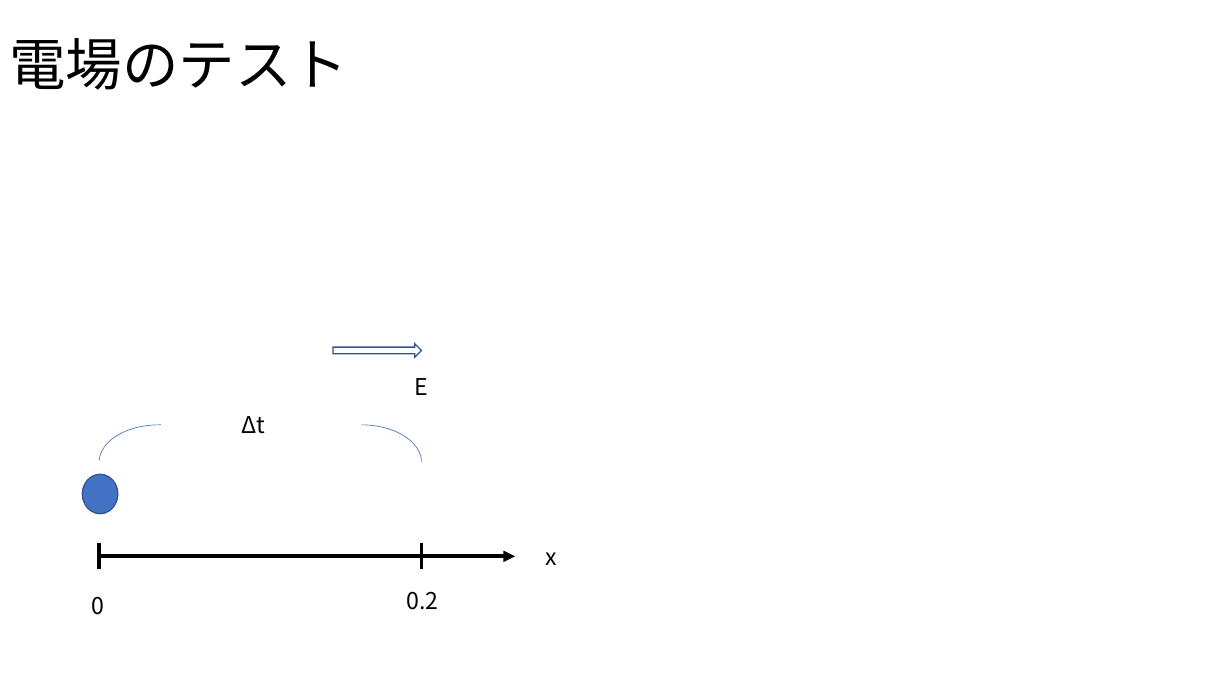
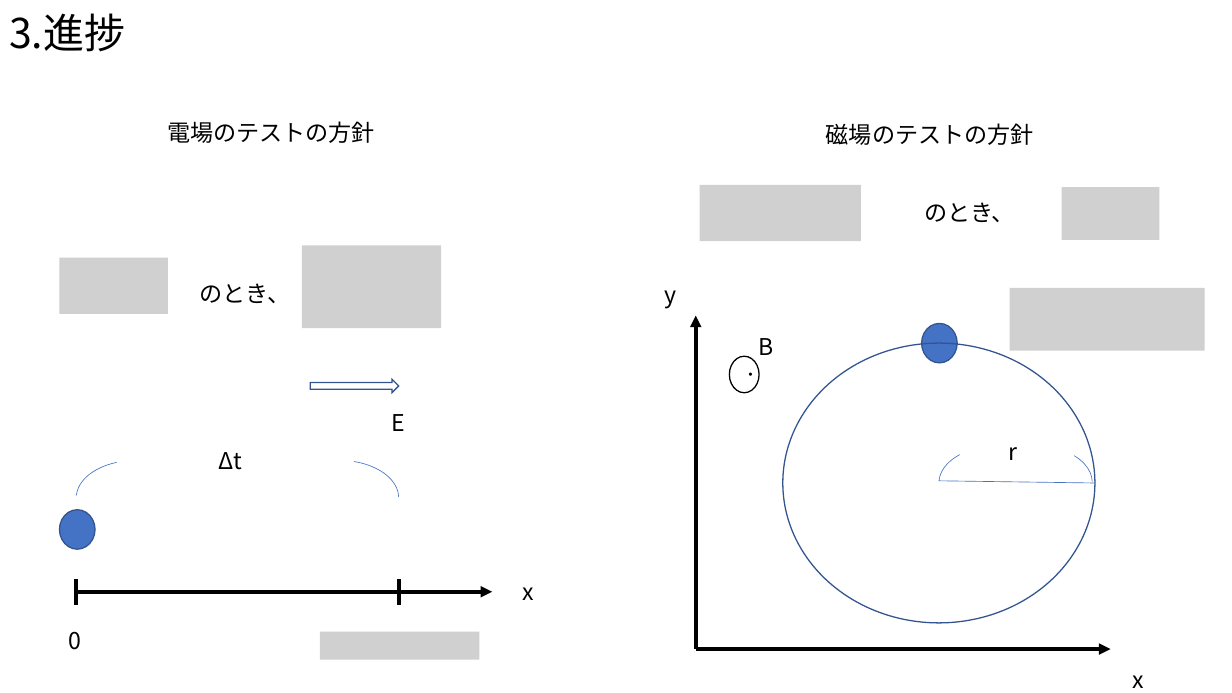
Before and after one commit to Takeuchi-yuya/Ksimulation, a slide deck: slide 11 of docs/中間発表.pptx (slide 12 before the commit). Drawn at 1232x693 pixels with LibreOffice and Linux fonts; fonts in the diff are those of the drawing; grey boxes stand for pictures. Boxes give left, top, right and bottom in pixels: in the first picture for what was removed or moved away, otherwise in the second. Text is boxed around its words. In the diff, an @@ line names an element or a change of style, - is before the commit and + after.

```diff
--- a/docs/中間発表.pptx
+++ b/docs/中間発表.pptx
@@ text added at (x1=9, y1=13, x2=125, y2=52), 32 pt, text #000000 @@
+3.進捗
@@ title removed at (x1=9, y1=38, x2=348, y2=90) @@
-電場のテスト
@@ text added at (x1=167, y1=121, x2=375, y2=143), 18 pt, text #000000 @@
+電場のテストの方針
@@ text added at (x1=826, y1=123, x2=1034, y2=145), 18 pt, text #000000 @@
+磁場のテストの方針
@@ group added at (x1=665, y1=185, x2=1205, y2=688): 5 texts, 3 ellipses, 3 pictures, 2 arrows, 2 arc (boxed as its full ellipse)s, 1 line @@
+・
+B
+x
+y
+r
+のとき、
@@ group added at (x1=59, y1=246, x2=480, y2=660): 3 pictures, 1 text @@
+のとき、
@@ arc (boxed as its full ellipse) at (x1=77, y1=460, x2=197, y2=535): proportions changed @@
@@ arc (boxed as its full ellipse) at (x1=278, y1=460, x2=398, y2=535): proportions changed @@
@@ 3 texts, 1 arc (boxed as its full ellipse), 1 ellipse moved together from (x1=82, y1=378, x2=428, y2=615) to (x1=59, y1=414, x2=405, y2=650) @@
@@ 2 lines, 1 arrow, 1 arc (boxed as its full ellipse), 1 right arrow moved together from (x1=99, y1=344, x2=515, y2=569) to (x1=77, y1=379, x2=493, y2=605) @@
@@ text removed at (x1=407, y1=591, x2=439, y2=610) @@
-0.2
@@ text "x" moved from (x1=546, y1=552, x2=558, y2=565) to (x1=523, y1=587, x2=535, y2=600) @@
```
Also in this commit, not shown: 8 other slides changed, 1 slide removed, 2 other files.
